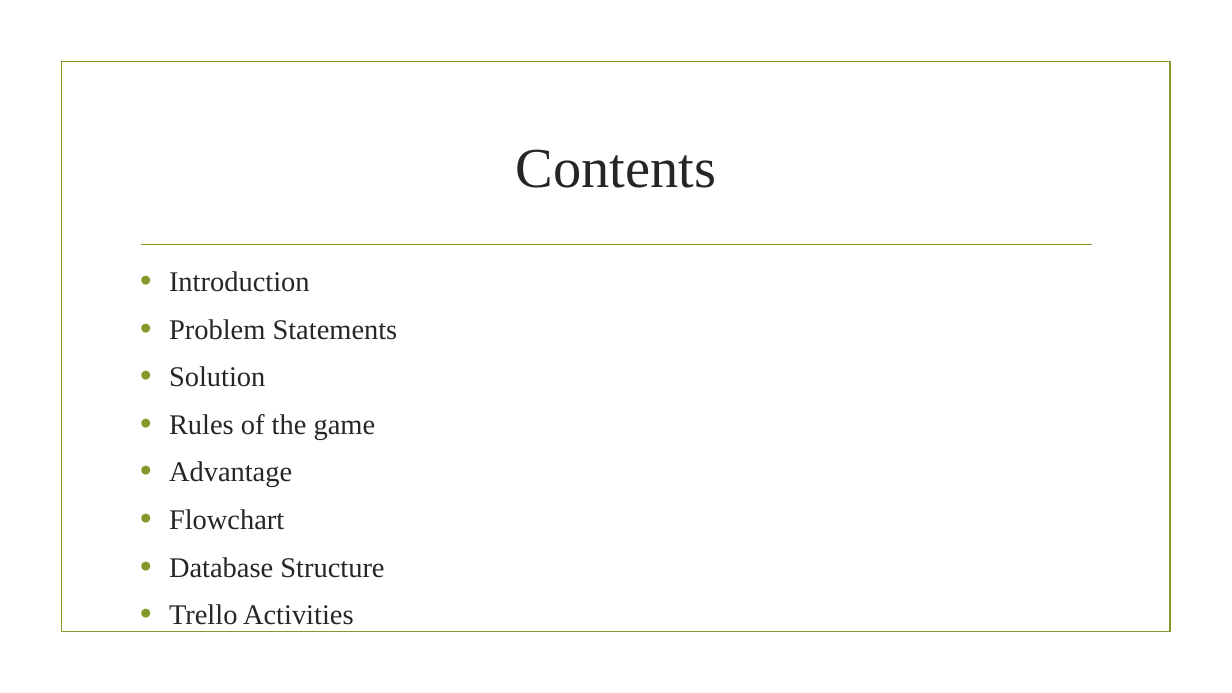
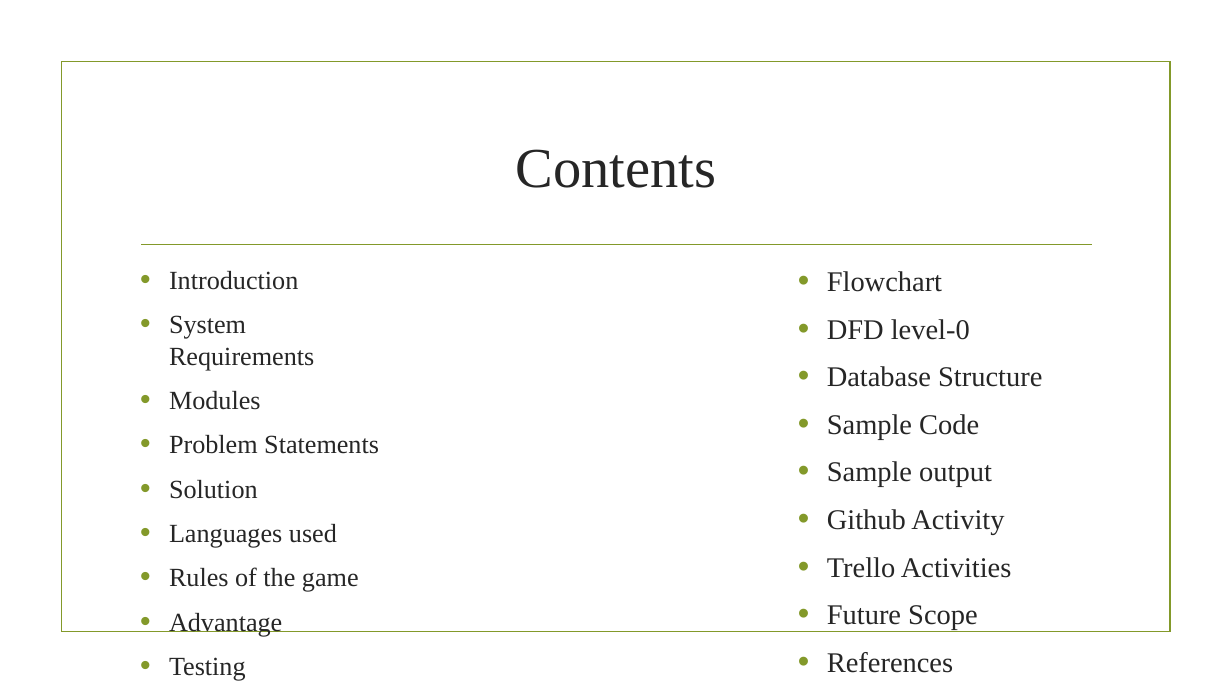
Before and after one commit to ganpat-university/ict-gnu-adprojects-2017-hangman, a slide deck: slide 2 of Hangman.pptx. Drawn at 1232x693 pixels with LibreOffice and Linux fonts; fonts in the diff are those of the drawing; background and template pictures are left out. Boxes give left, top, right and bottom in pixels: in the first picture for what was removed or moved away, otherwise in the second. Text is boxed around its words. In the diff, an @@ line names an element or a change of style, - is before the commit and + after.

```diff
--- a/Hangman.pptx
+++ b/Hangman.pptx
@@ text at bbox=[169, 271, 379, 637]: size 22.2 to 20.4 pt in "Introduction", "Problem Statements", "Solution", "Rules of the game" and 1 more places @@
@@ text added at bbox=[827, 271, 1042, 630], 22.2 pt, text #262626 @@
+• Flowchart
+• DFD level-0
+• Database Structure
+• Sample Code
+• Sample output
+• Github Activity
+• Trello Activities
+• Future Scope
+• References
@@ text at bbox=[169, 315, 314, 410]: paragraphs added @@
+• System Requirements
+• Modules
@@ text at bbox=[169, 509, 384, 625]: text changed; size 22.2 to 20.4 pt @@
-• Flowchart
-• Database Structure
-• Trello Activities
+• Testing
@@ text at bbox=[169, 524, 337, 548]: paragraph added @@
+• Languages used
```
Also in this commit, not shown: 11 other slides changed, 8 slides added, 2 slides removed, 1 other file.
